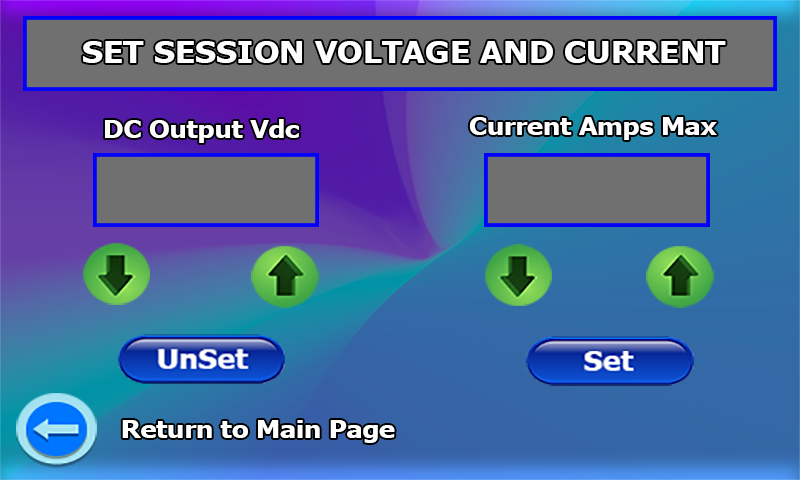
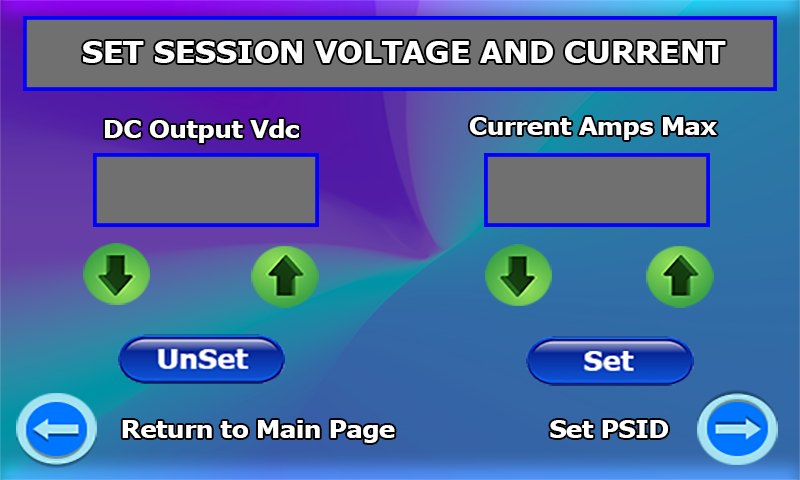
Two versions of the same layered image (800 x 480). Layer-by-layer changes:
added layer "Right Arrow" (1st of 2) above "Left Arrow" over [697, 390, 778, 465]
added layer "Set PSID" above "Return to Main Page" over [550, 420, 668, 438]